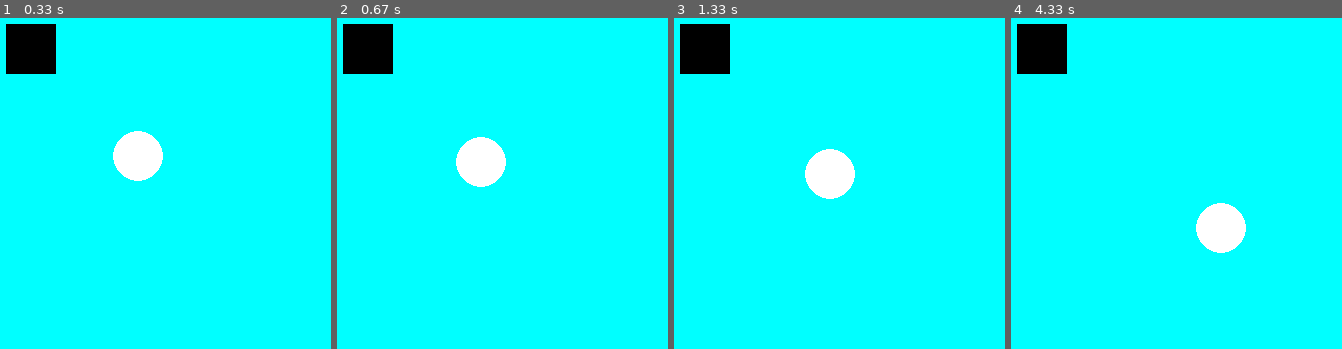
Above: before the commit, frames 1-4 (left to right).
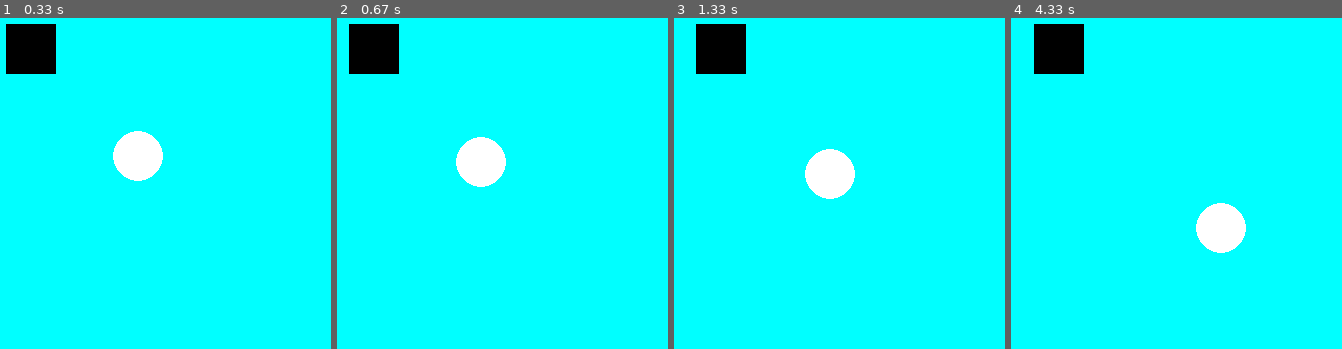
Above: after the commit, the same moments.

Repository: jirusv23/prvni_pygame
Game: pygame game, started from src/main.py
The game is run twice, just before and just after one commit, with the same random seed, the same clock (stepped at 60 frames per second) and the same inputs.
Inputs:
- Up to frame 1 (0.33 s): no input
- Up to frame 2 (0.67 s): hold Right from 0.33 s (still down)
- Up to frame 3 (1.33 s): release Right at 0.8 s; hold Right 0.83-1.3 s
- Up to frame 4 (4.33 s): hold Left 1.33-1.87 s; hold Left 1.9-2.3 s; hold Right 2.33-2.97 s; hold Left 3-3.47 s; hold Right 3.5-3.97 s; hold Right from 4 s (still down)

Frame 1 is identical in both runs. In frame 2, 0.5% of the frame differs, in the area x 1-19%, y 1-17%; in frame 3, 1.5%; in frame 4, 1.6%, in the area x 1-23%, y 1-17%.

Commit message:
Ovládání pomocí klávesnice

Diff:
--- a/src/main.py
+++ b/src/main.py
@@ -3,13 +3,18 @@
 import pygame
 pygame.init()
 
-pozice_x = 400
-pozice_y = 300
+pozice_micku_x = 400
+pozice_micku_y = 300
 
 velikost_micku = 50
 
 rychlost_micku_x = 0.3
 rychlost_micku_y = 0.3
+
+pozice_hrace_x = 300
+pozice_hrace_y = 200
+
+rychlost_hrace = 0.3
 
 rozliseni_okna = (800, 600)
 
@@ -21,25 +26,32 @@
             pygame.quit()
             sys.exit()
 
-    pozice_x += rychlost_micku_x
-    pozice_y += rychlost_micku_y
+    stisknute_klavesy = pygame.key.get_pressed()
 
-    if pozice_x > rozliseni_okna[0] - velikost_micku:
-        pozice_x = rozliseni_okna[0] - velikost_micku
+    if stisknute_klavesy[pygame.K_RIGHT]:
+        pozice_hrace_x += rychlost_hrace
+    if stisknute_klavesy[pygame.K_LEFT]:
+        pozice_hrace_x -= rychlost_hrace
+
+    pozice_micku_x += rychlost_micku_x
+    pozice_micku_y += rychlost_micku_y
+
+    if pozice_micku_x > rozliseni_okna[0] - velikost_micku:
+        pozice_micku_x = rozliseni_okna[0] - velikost_micku
         rychlost_micku_x *= -1
-    if pozice_y > rozliseni_okna[1] - velikost_micku:
-        pozice_y = rozliseni_okna[1] - velikost_micku
+    if pozice_micku_y > rozliseni_okna[1] - velikost_micku:
+        pozice_micku_y = rozliseni_okna[1] - velikost_micku
         rychlost_micku_y *= -1
-    if pozice_x < 0:
-        pozice_x = 0
+    if pozice_micku_x < 0:
+        pozice_micku_x = 0
         rychlost_micku_x *= -1
-    if pozice_y < 0:
-        pozice_y = 0
+    if pozice_micku_y < 0:
+        pozice_micku_y = 0
         rychlost_micku_y *= -1
 
     okno.fill((0, 255, 255))
 
-    pygame.draw.rect(okno, (0, 0, 0), (300, 200, 50, 50))
-    pygame.draw.ellipse(okno, (255, 255, 255), (pozice_x, pozice_y, velikost_micku, velikost_micku))
+    pygame.draw.rect(okno, (0, 0, 0), (pozice_hrace_x, pozice_hrace_y, 50, 50))
+    pygame.draw.ellipse(okno, (255, 255, 255), (pozice_micku_x, pozice_micku_y, velikost_micku, velikost_micku))
 
     pygame.display.update()
